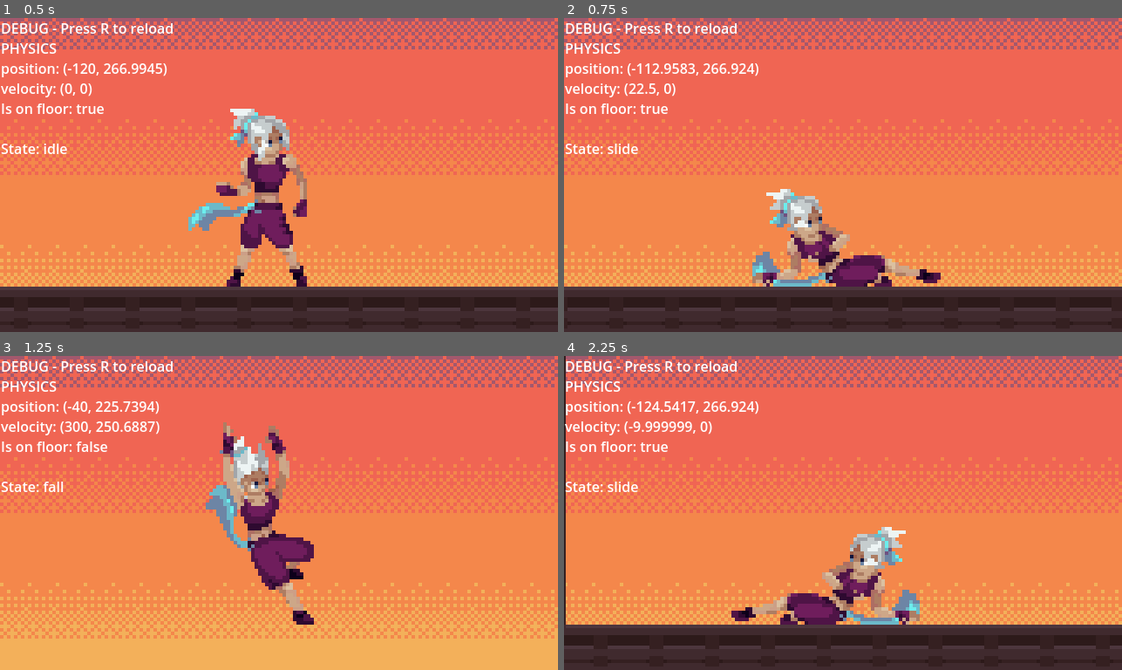
Above: before the commit, frames 1-4 (two rows, left to right).
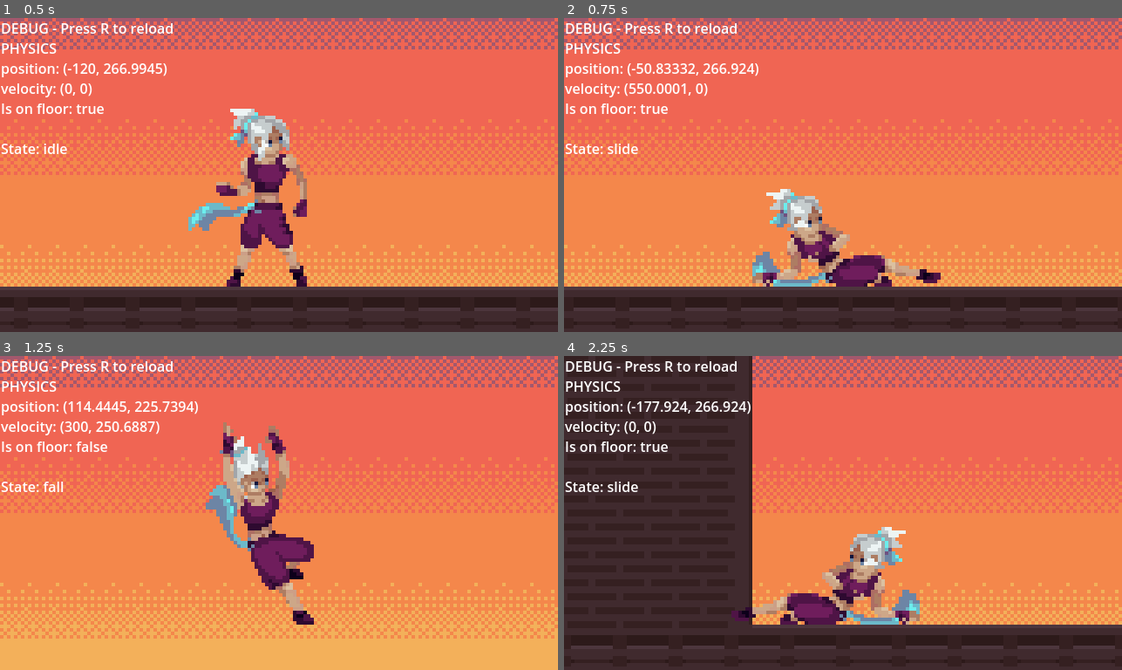
Above: after the commit, the same moments.

Repository: Hugo-Carbiener/Godot-project
Game: Godot game, scene res://scenes/main-scene.tscn
Two runs of this game, one before a commit and one after it. Both use one fixed random seed, a clock stepped at 60 frames per second and the inputs below. The engine's default icon, where the game draws it, is replaced by a stand-in: a white triangle on a blue panel in a dark square.
Inputs:
- Up to frame 1 (0.5 s): no input
- Up to frame 2 (0.75 s): tap R (reload) at 0.5 s; hold D (direction-right) from 0.53 s (still down); tap Shift (slide) at 0.6 s
- Up to frame 3 (1.25 s): keep holding D (direction-right); tap Space (jump) at 0.77 s
- Up to frame 4 (2.25 s): tap R (reload) at 1.25, 2 s; tap Shift (slide) at 1.35, 2.1 s; tap Space (jump) at 1.52 s; release D (direction-right) at 2.03 s; hold A (direction-left) from 2.03 s (still down)

Frame 1 is identical in both runs. In frame 2, 0.7% of the frame differs, in the area x 0-100%, y 14-94%; in frame 3, 0.5%; in frame 4, 29%, in the area x 0-100%, y 0-94%.

Commit message:
Add initial velocity on slide
Super slide yayyy

Diff:
--- a/assets/scritps/statemachine/states/PlayerSlide.gd
+++ b/assets/scritps/statemachine/states/PlayerSlide.gd
@@ -3,6 +3,7 @@
 
 @export var slide_velocity_treshold = 20
 @export var slide_duration = 1.0
+@export var slide_initial_velocity : float
 @export var collider_size : Vector2;
 @export var collider_position : Vector2;
 var default_collider_size : Vector2;
@@ -23,10 +24,15 @@
 	collider.shape.size = collider_size
 	collider.position = collider_position
 	timer = slide_duration
+	player_physics_body.velocity.x = (player_physics_body.velocity.x/abs(player_physics_body.velocity.x)) * slide_initial_velocity
 
 func update(_delta: float):
-	if (timer <= 0):
+	if !player_physics_body.is_on_floor() :
+		state_machine.transition_to("fall")
+
+	if (timer <= 0) :
 		state_machine.transition_to("idle")
+
 	timer -= _delta
 
 func exit():
--- a/scenes/main-scene.tscn
+++ b/scenes/main-scene.tscn
@@ -778,6 +778,7 @@
 
 [node name="Slide" type="Node" parent="Main character/StateMachine"]
 script = ExtResource("8_7o1gs")
+slide_initial_velocity = 600.0
 collider_size = Vector2(54, 28)
 collider_position = Vector2(3, 18)
 animation_name = "slide"
@@ -797,7 +798,7 @@
 script = ExtResource("2_mxlrn")
 max_lateral_speed = 300.0
 lateral_acceleration = 750.0
-lateral_ground_drag_acceleration = 400.0
+lateral_ground_drag_acceleration = 500.0
 lateral_air_drag_acceleration = 125.0
 
 [node name="Collider" type="CollisionShape2D" parent="Main character/Character body"]
Not shown, added: Builds/lateral_input_apex_slide.exe
